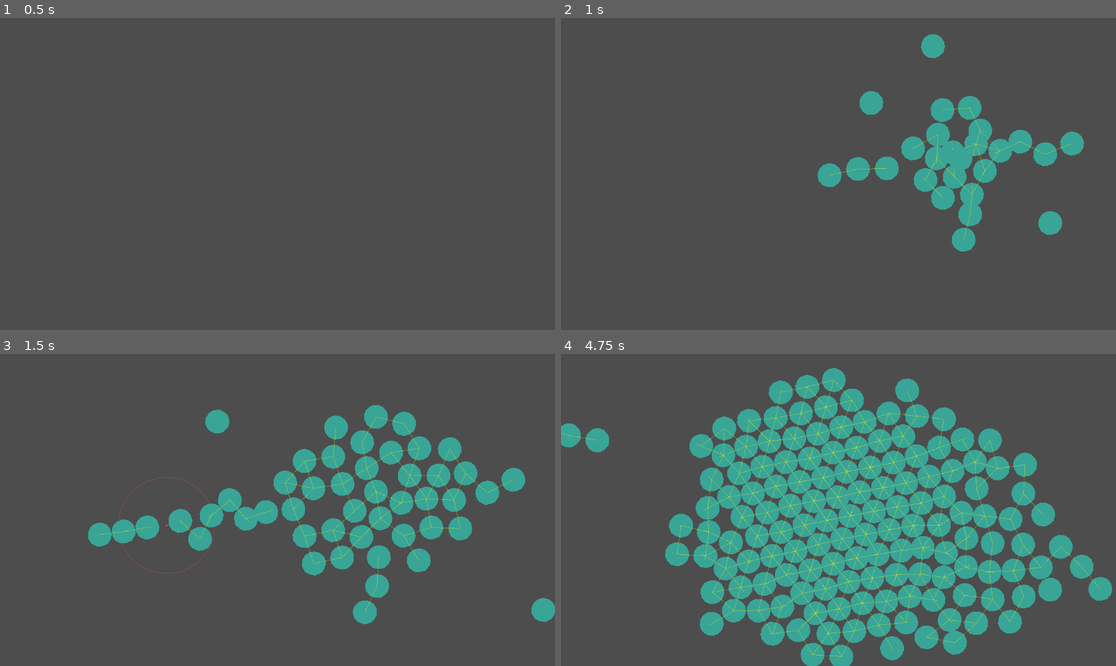
Above: before the commit, frames 1-4 (two rows, left to right).
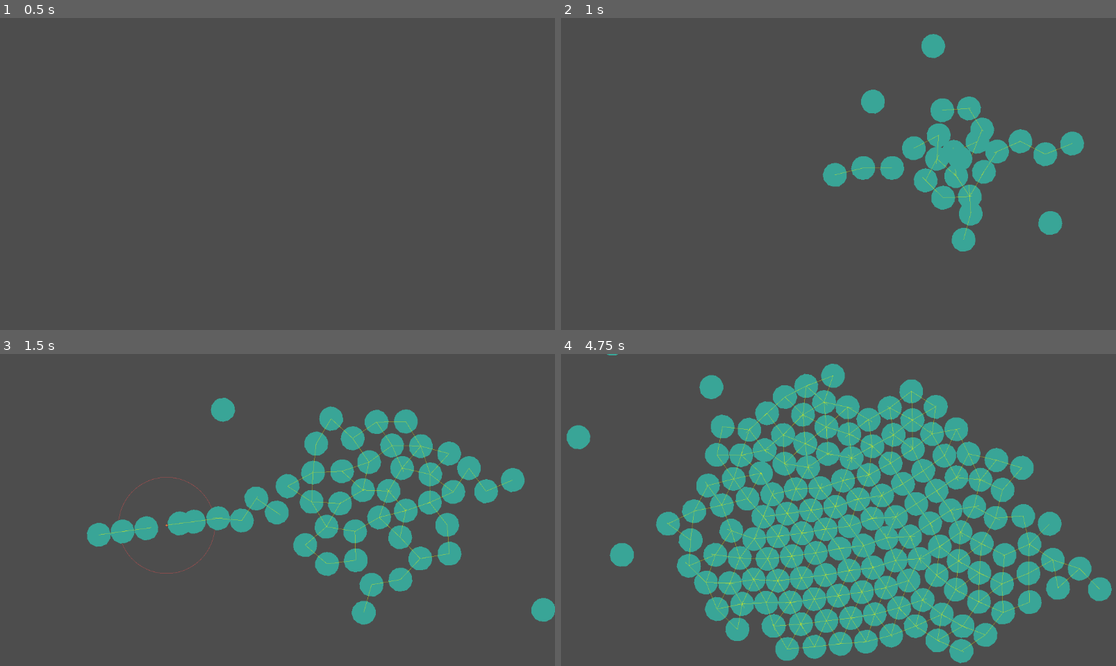
Above: after the commit, the same moments.

Repository: aeriab/testing-joints
Game: Godot game, scene res://game.tscn
Same seed, same stepped clock (60 frames per second), same inputs: the game is played once before the commit and once after it.
Inputs (mouse positions are in pixels of both pictures, inside the frame that each line leads up to):
- Up to frame 1 (0.5 s): no input
- Up to frame 2 (1 s): tap Enter at 0.5 s; move the mouse to (960, 158) at 0.52 s; hold T (spawn) from 0.53 s (still down); click (960, 158) at 0.67 s
- Up to frame 3 (1.5 s): move the mouse to (166, 525) at 1.27 s; release T (spawn) at 1.28 s; tap T (spawn) at 1.35 s; click (166, 525) at 1.42 s
- Up to frame 4 (4.75 s): move the mouse to (894, 441) at 2.02 s; hold T (spawn) 2.03-2.78 s; click (894, 441) at 2.17 s; move the mouse to (810, 572) at 2.77 s; tap T (spawn) at 2.85, 4.35 s; click (810, 572) at 2.92 s; move the mouse to (1005, 556) at 3.52 s; hold T (spawn) 3.53-4.28 s; click (1005, 556) at 3.67 s; move the mouse to (672, 463) at 4.27 s; click (672, 463) at 4.42 s

Frame 1 is identical in both runs. In frame 2, 1.3% of the frame differs, in the area x 46-95%, y 5-74%; in frame 3, 11%; in frame 4, 28%, in the area x 0-100%, y 0-100%.

Commit message:
trying to get rid of high pressure core of a stone planet

Diff:
--- a/Global.gd
+++ b/Global.gd
@@ -1,4 +1,36 @@
 extends Node
+
+var planet_radius: float = 1.0
+var planet_radius_update_interval: float = 0.5
+var _radius_timer: float = 0.0
+
+## What percentile of stones defines the "surface" (ignores outliers)
+@export var radius_percentile: float = 0.8
+
+func _physics_process(delta: float) -> void:
+	_radius_timer += delta
+	if _radius_timer >= planet_radius_update_interval:
+		_radius_timer = 0.0
+		_update_planet_radius()
+
+func _update_planet_radius() -> void:
+	var stones := get_tree().get_nodes_in_group("stone")
+	if stones.is_empty():
+		planet_radius = 1.0
+		return
+
+	var distances: Array[float] = []
+	for stone in stones:
+		distances.append(stone.global_position.length())
+	distances.sort()
+
+	# Use the nth percentile stone as the planet surface
+	var index := int(distances.size() * radius_percentile)
+	index = clampi(index, 0, distances.size() - 1)
+	planet_radius = maxf(distances[index], 1.0)
+	print("planet radius: " + str(planet_radius))
+
+
 
 var custom_solver_bias: float = 1.2
 
--- a/Stone.gd
+++ b/Stone.gd
@@ -17,8 +17,14 @@
 			var angle_diff = wrapf(linear_velocity.angle() - rotation, -PI, PI)
 			apply_torque(angle_diff * aero_torque_strength * linear_velocity.length())
 
+@export var planet_radius: float = 500.0  # approximate radius of your stone planet
+
 func stone_acceleration(pos: Vector2) -> Vector2:
-	return pos.direction_to(Vector2.ZERO) * Global.gravity * 100 * mass
+	var dist := pos.length()
+	if dist < 1.0:
+		return Vector2.ZERO
+	var gravity_factor := clampf(dist / planet_radius, 0.0, 1.0)
+	return pos.direction_to(Vector2.ZERO) * Global.gravity * 100 * mass * gravity_factor
 
 
 @export var rope_joint_scene: PackedScene
--- a/project.godot
+++ b/project.godot
@@ -27,6 +27,7 @@
 
 physics_bodies=""
 connectable=""
+stone=""
 
 [input]
 
--- a/stone.tscn
+++ b/stone.tscn
@@ -10,7 +10,7 @@
 [sub_resource type="CircleShape2D" id="CircleShape2D_mwb40"]
 radius = 50.0
 
-[node name="Ball" type="RigidBody2D" unique_id=205845738 groups=["connectable", "physics_bodies"]]
+[node name="Ball" type="RigidBody2D" unique_id=205845738 groups=["connectable", "physics_bodies", "stone"]]
 physics_material_override = SubResource("PhysicsMaterial_x8fbi")
 gravity_scale = 0.0
 continuous_cd = 1
